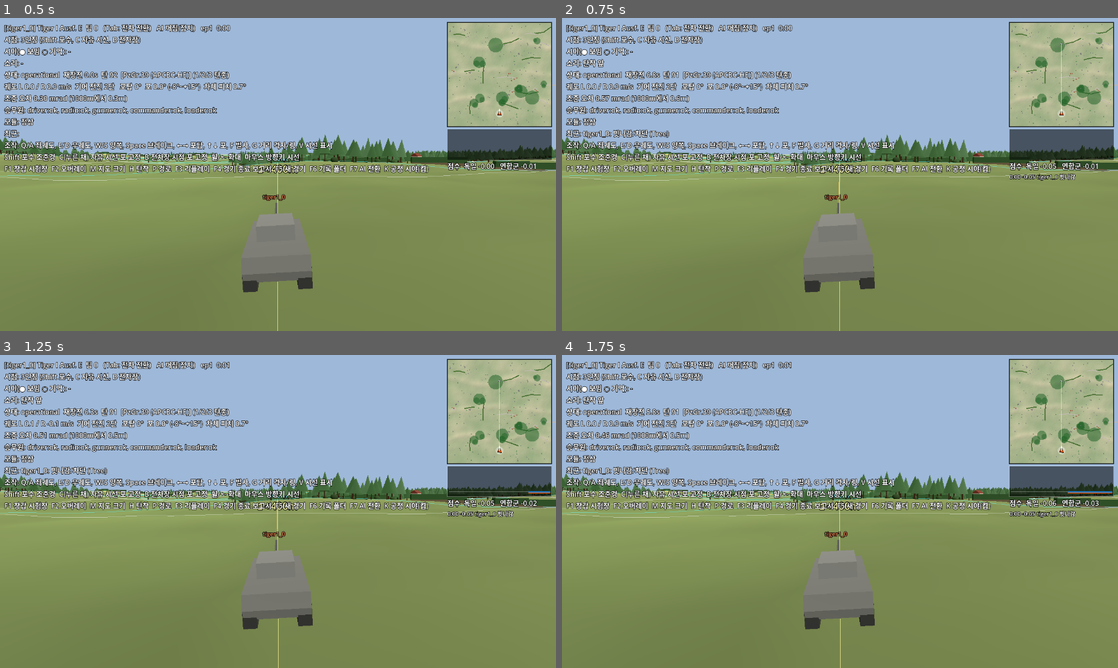
Above: before the commit, frames 1-4 (two rows, left to right).
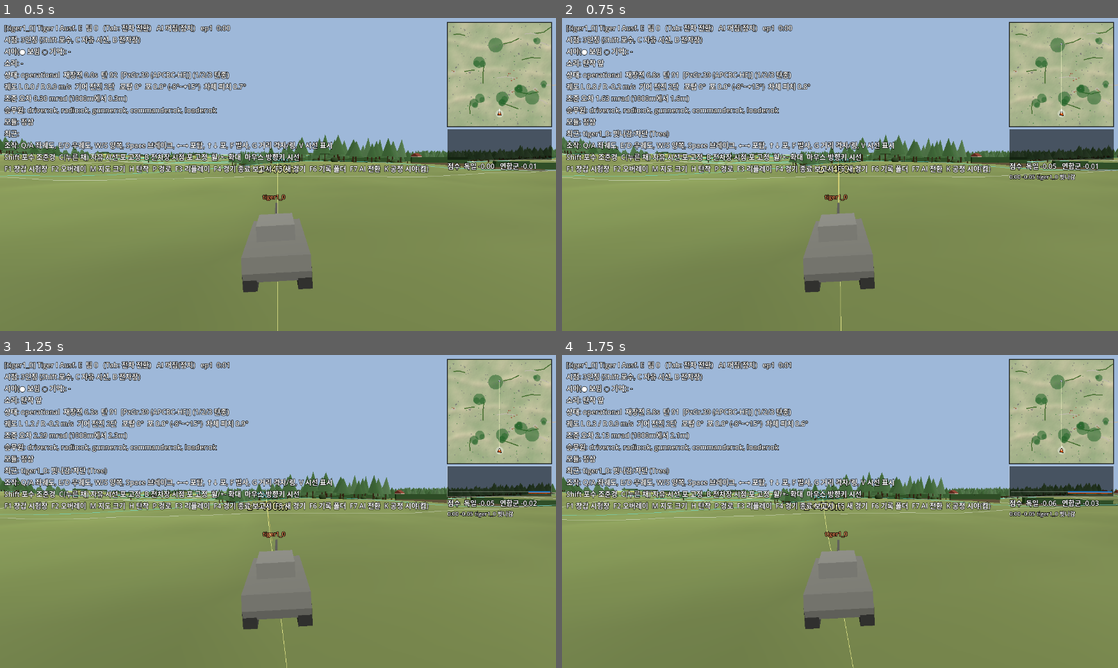
Above: after the commit, the same moments.

Repository: khw1566/Tank-Game-Machine-Learning
Game: Godot game, scene res://main.tscn
Same seed, same stepped clock (60 frames per second), same inputs: the game is played once before the commit and once after it.
Inputs (mouse positions are in pixels of both pictures, inside the frame that each line leads up to):
- Up to frame 1 (0.5 s): no input
- Up to frame 2 (0.75 s): tap Enter at 0.5 s; move the mouse to (962, 158) at 0.52 s; hold D from 0.53 s (still down); hold Q from 0.53 s (still down); click (962, 158) at 0.67 s
- Up to frame 3 (1.25 s): keep holding D; keep holding Q; tap Space at 0.77 s
- Up to frame 4 (1.75 s): release D at 1.25 s; release Q at 1.25 s; drag from (728, 527) to (812, 574) at 1.27 s

Frame 1 is identical in both runs. In frame 2, 2.0% of the frame differs, in the area x 0-100%, y 20-100%; in frame 3, 2.6%; in frame 4, 2.9%.

Commit message:
Speed up tank acceleration and gearbox response

Diff:
--- a/tanks/data/tank_specs.json
+++ b/tanks/data/tank_specs.json
@@ -281,9 +281,10 @@
     "id": "sherman75",
     "mass_t": 30.3,
     "mobility": {
+      "acceleration_scale": 4,
       "brake_mps2": 6,
       "direction_change_s": 1.5,
-      "engine_response_s": 0.8,
+      "engine_response_s": 0.22,
       "forward_gears_kmh": [
         3.7,
         9.1,
@@ -304,7 +305,7 @@
       "shift_time_overrides": {
 
       },
-      "shift_time_s": 1,
+      "shift_time_s": 0.25,
       "start_gear": 2,
       "steer_efficiency": 0.18,
       "top_kmh_on_10deg": 3.7,
@@ -768,9 +769,10 @@
     "id": "t34_76",
     "mass_t": 28.5,
     "mobility": {
+      "acceleration_scale": 4,
       "brake_mps2": 6,
       "direction_change_s": 3,
-      "engine_response_s": 0.9,
+      "engine_response_s": 0.2,
       "forward_gears_kmh": [
         7.8,
         16.4,
@@ -788,10 +790,10 @@
       ],
       "rolling_resistance": 0.0605,
       "shift_time_overrides": {
-        "2>3": 3,
-        "3>2": 2.5
-      },
-      "shift_time_s": 2,
+        "2>3": 0.55,
+        "3>2": 0.45
+      },
+      "shift_time_s": 0.4,
       "start_gear": 2,
       "steer_efficiency": 0.12,
       "top_kmh_on_10deg": 7.8,
@@ -968,7 +970,7 @@
     "traits": [
       "낮은 차체(지붕 1.65m, 전고 2.37m) + 경사장갑 → 피탄면적 최소, 비스듬히 맞으면 도탄 가능성 큼",
       "출력중량비 17.5hp/t·넓은 궤도 → 출발(0→10km/h)·오르막·야지 최고속도(3단 27km/h) 모두 최고 → 빠르게 우회해 측면으로",
-      "4단 비동기 변속기: 2→3단 3s 동안 동력 단절(속도 손실 최대), 4단(51km/h)은 도로 전용",
+      "4단 비동기 변속기: 게임용 2→3단 변속 0.55s(셋 중 속도 손실 최대), 4단(51km/h)은 도로 전용",
       "후진 1단 7.3km/h 지만 전후진 전환 3.0s 로 가장 느림 → 한 번 들어가면 빠지기 어려움(후퇴는 차체를 돌려서)",
       "크리스티 현가: 급정거·장애물 후 차체가 크게, 오래 출렁임 → 기동 직후 사격이 부정확",
       "포 내림 −5° → 능선 위 헐다운에서 아래쪽 적을 못 겨눔. 정지 사격도 조준이 느림(3.0s)"
@@ -1256,9 +1258,10 @@
     "id": "tiger1",
     "mass_t": 57,
     "mobility": {
+      "acceleration_scale": 4,
       "brake_mps2": 5,
       "direction_change_s": 0.8,
-      "engine_response_s": 1.2,
+      "engine_response_s": 0.25,
       "forward_gears_kmh": [
         2.8,
         4.3,
@@ -1285,7 +1288,7 @@
       "shift_time_overrides": {
 
       },
-      "shift_time_s": 0.6,
+      "shift_time_s": 0.18,
       "start_gear": 2,
       "steer_efficiency": 0.22,
       "top_kmh_on_10deg": 6.2,
@@ -1475,7 +1478,7 @@
       "88mm: 포구초속 773m/s(평탄한 탄도), 분산 0.30mrad, 조준 1.8s → 1000m 이상 원거리 정지 사격이 강점",
       "포탑 선회 6°/s(360°에 60초): 측면으로 돌아오는 적에 대응이 늦음 → 차체를 돌려 대응해야 함",
       "8+4단 프리셀렉터: 도로 45km/h 지만 야지는 6단 20.9km/h 가 한계, 오르막에서 크게 느려짐(11.4hp/t)",
-      "변속 0.6s·후진 4단 9.2km/h·전후진 전환 0.8s·제자리 선회 → 후진·자세 전환은 셋 중 가장 좋음",
+      "게임용 빠른 변속 0.18s·후진 4단 9.2km/h·전후진 전환 0.8s·제자리 선회 → 후진·자세 전환은 셋 중 가장 좋음",
       "0.79m 장애물까지 넘음. 무겁고 감쇠 좋은 토션바 현가 → 출렁임이 빨리 가라앉음"
     ]
   }
--- a/tanks/tank.gd
+++ b/tanks/tank.gd
@@ -8,7 +8,7 @@
 ##     → 포 고저각·포탑 선회는 차체 기준이라, 차체가 기울면 같은 표적에도 포 각도를 다시 맞춰야 한다.
 ##       내림각(−5° / −8° / −10°)이 헐다운 가능 여부를 정하고, 기운 차체에서 포탑을 오르막 쪽으로 돌리면 느려진다
 ##   - 변속기: 실제 기어별 속도표 + 엔진 출력 → 견인력. 구름저항(접지압)·경사를 이겨야 다음 단으로 올라가고,
-##     변속 중에는 동력이 끊긴다(T-34 2→3단 3s). 전후진 전환은 멈춘 뒤 direction_change_s 가 걸린다
+##     변속 중에는 동력이 끊기지만 엔진 회전은 유지한다. 전후진 전환은 멈춘 뒤 direction_change_s 가 걸린다
 ##   - 넘을 수 있는 수직 장애물 높이, 조향 효율, 제자리 선회 가능 여부
 ##   - 조준 오차(mrad)가 이동·선회·포탑 선회·차체 흔들림으로 커지고, 멈추면 aim_time_s 시상수로 줄어든다
 ##   - 수직 안정장치(셔먼): 차체가 출렁여도 포의 월드 고저각 유지 + 이동 흔들림 감소
@@ -72,7 +72,7 @@
 var gear_index := 1
 ## 단 변경 중이면 목표 단(0 = 변속 안 함)
 var _shift_to := 0
-## 엔진 출력 비율(0~1): 스로틀 응답·변속 중 동력 단절
+## 엔진 출력 준비 비율(0~1). 변속 중에도 유지하며 궤도로의 전달은 클러치가 차단한다.
 var engine_output := 0.0
 ## 엔진 회전 비율(0~1, 현재 단 최고속도 대비 속도) — HUD·관측용
 var engine_rpm_frac := 0.0
@@ -324,14 +324,16 @@
 			tr *= v_top / peak
 		tl *= damage.track_efficiency("left") * (1.0 - brake)
 		tr *= damage.track_efficiency("right") * (1.0 - brake)
-	var need_power := not shifting and (_below(track_speed_left, tl) or _below(track_speed_right, tr))
-	# 엔진 출력: 스로틀 응답 시간으로 올라가고, 클러치를 끊으면(변속) 빠르게 떨어진다
-	if need_power:
+	# 클러치가 끊겨도 가속 명령이 유지되면 엔진 회전은 떨어뜨리지 않는다.
+	# 매 변속 뒤 처음부터 스로틀 응답을 반복하던 가속 공백을 없앤다.
+	if not reversing and want_speed > 0.01:
 		engine_output = move_toward(engine_output, 1.0, delta / maxf(spec.engine_response_s, 0.05))
 	else:
 		engine_output = move_toward(engine_output, 0.0, delta / (0.15 if shifting else 0.5))
-	var force := engine_output * spec.gear_force_n(gear_index, rev)
+	var force := 0.0 if shifting else engine_output * spec.gear_force_n(gear_index, rev)
 	var a_drive := (force - resist) / m_eff                    # 동력이 걸린 궤도의 가속(음수면 못 버팀)
+	if a_drive > 0.0:
+		a_drive *= spec.acceleration_scale
 	# 동력 없이 굴러갈 때 감속: 저항 + (클러치가 붙어 있으면) 엔진 브레이크
 	var a_coast := maxf(resist, 0.0) / m_eff + (0.0 if shifting else COAST_DECEL)
 	var a_brake := a_coast + spec.brake_mps2 * (1.0 if reversing else brake)
--- a/tanks/tank_database.gd
+++ b/tanks/tank_database.gd
@@ -122,15 +122,15 @@
 		"mantlet": {"t": 120.0}, "gun_barrel": {"t": 0.0}, "track": {"t": 0.0},
 	}
 	# 기동: 무겁다(57t, 11.4 hp/t). Maybach OLVAR 반자동 유압 프리셀렉터 변속기 전진 8단·후진 4단
-	# → 변속이 빠르고(0.6s) 후진도 4단까지 있어 9.2km/h, 전후진 전환 빠름. L600C 조향 → 제자리 선회 가능.
+	# → 게임용 변속은 0.18s 로 빠르게, 후진도 4단까지 있어 9.2km/h. L600C 조향 → 제자리 선회 가능.
 	# 기어별 속도: 엔진 3000rpm 기준(Tiger I Information Center). 야지에서는 6단(20.9km/h)이 한계.
 	s.forward_gears_kmh = [2.8, 4.3, 6.2, 9.2, 14.1, 20.9, 30.5, 45.4]
 	s.reverse_gears_kmh = [2.8, 4.3, 6.2, 9.2]
 	s.max_forward_kmh = 45.4
 	s.max_reverse_kmh = 9.2
 	s.start_gear = 2
-	s.shift_time_s = 0.6
-	s.engine_response_s = 1.2
+	s.shift_time_s = 0.18
+	s.engine_response_s = 0.25
 	s.ground_pressure_kgcm2 = 1.05 # 전투용 725mm 궤도
 	s.obstacle_step_m = 0.79
 	s.brake_mps2 = 5.0
@@ -182,7 +182,7 @@
 		"88mm: 포구초속 773m/s(평탄한 탄도), 분산 0.30mrad, 조준 1.8s → 1000m 이상 원거리 정지 사격이 강점",
 		"포탑 선회 6°/s(360°에 60초): 측면으로 돌아오는 적에 대응이 늦음 → 차체를 돌려 대응해야 함",
 		"8+4단 프리셀렉터: 도로 45km/h 지만 야지는 6단 20.9km/h 가 한계, 오르막에서 크게 느려짐(11.4hp/t)",
-		"변속 0.6s·후진 4단 9.2km/h·전후진 전환 0.8s·제자리 선회 → 후진·자세 전환은 셋 중 가장 좋음",
+		"게임용 빠른 변속 0.18s·후진 4단 9.2km/h·전후진 전환 0.8s·제자리 선회 → 후진·자세 전환은 셋 중 가장 좋음",
 		"0.79m 장애물까지 넘음. 무겁고 감쇠 좋은 토션바 현가 → 출렁임이 빨리 가라앉음",
 	]
 	s.notes = "넓고 각진 상자형 실루엣(피탄면적 큼). 측면 하부 60mm 가 약점이지만 대형 보기륜·궤도가 15mm 만큼 막아 준다."
@@ -278,8 +278,8 @@
 	s.max_forward_kmh = 38.6
 	s.max_reverse_kmh = 5.0
 	s.start_gear = 2
-	s.shift_time_s = 1.0
-	s.engine_response_s = 0.8
+	s.shift_time_s = 0.25
+	s.engine_response_s = 0.22
 	s.ground_pressure_kgcm2 = 0.96 # 16.5인치(420mm) 좁은 궤도
 	s.obstacle_step_m = 0.61
 	s.brake_mps2 = 6.0
@@ -420,7 +420,7 @@
 	}
 	# 기동: 28.5t, V-2 디젤 500hp(17.5 hp/t) → 오르막·가속은 최고. 미끄럼물림(비동기) 4단 + 후진 1단.
 	# 기어별 속도: 교범의 1700rpm 계산값(7.4/15.45/25.6/48.3, R 6.9)을 최대출력 1800rpm 으로 환산.
-	# 2→3단 변속은 "초인적인 힘"이 필요했다 → 3.0s 동안 동력 단절, 그래서 조종수들은 2단으로 버티곤 했다.
+	# 비동기 변속기의 느린 특성은 남기되, 게임용 2→3단 동력 단절은 0.55s 로 축약한다.
 	# 4단은 도로 전용(야지 저항을 못 이김). 후진은 1단 7.3km/h 이지만 전후진 전환이 3.0s 로 가장 느리다.
 	# 넓은 550mm 궤도 → 접지압이 낮아 야지 구름저항 최소. 클러치-브레이크 조향이라 선회 효율이 낮다.
 	s.forward_gears_kmh = [7.8, 16.4, 27.1, 51.1]
@@ -428,9 +428,9 @@
 	s.max_forward_kmh = 51.1
 	s.max_reverse_kmh = 7.3
 	s.start_gear = 2
-	s.shift_time_s = 2.0
-	s.shift_time_overrides = {"2>3": 3.0, "3>2": 2.5}
-	s.engine_response_s = 0.9
+	s.shift_time_s = 0.4
+	s.shift_time_overrides = {"2>3": 0.55, "3>2": 0.45}
+	s.engine_response_s = 0.2
 	s.ground_pressure_kgcm2 = 0.62
 	s.obstacle_step_m = 0.73
 	s.brake_mps2 = 6.0
@@ -479,7 +479,7 @@
 	s.traits = [
 		"낮은 차체(지붕 1.65m, 전고 2.37m) + 경사장갑 → 피탄면적 최소, 비스듬히 맞으면 도탄 가능성 큼",
 		"출력중량비 17.5hp/t·넓은 궤도 → 출발(0→10km/h)·오르막·야지 최고속도(3단 27km/h) 모두 최고 → 빠르게 우회해 측면으로",
-		"4단 비동기 변속기: 2→3단 3s 동안 동력 단절(속도 손실 최대), 4단(51km/h)은 도로 전용",
+		"4단 비동기 변속기: 게임용 2→3단 변속 0.55s(셋 중 속도 손실 최대), 4단(51km/h)은 도로 전용",
 		"후진 1단 7.3km/h 지만 전후진 전환 3.0s 로 가장 느림 → 한 번 들어가면 빠지기 어려움(후퇴는 차체를 돌려서)",
 		"크리스티 현가: 급정거·장애물 후 차체가 크게, 오래 출렁임 → 기동 직후 사격이 부정확",
 		"포 내림 −5° → 능선 위 헐다운에서 아래쪽 적을 못 겨눔. 정지 사격도 조준이 느림(3.0s)",
--- a/tanks/tank_spec.gd
+++ b/tanks/tank_spec.gd
@@ -109,6 +109,8 @@
 var shift_time_overrides: Dictionary = {}
 ## 엔진 반응 시간(초): 스로틀을 열고 나서 최대 견인력까지
 var engine_response_s: float = 1.0
+## 게임용 가속 배율. 양의 순가속에만 적용하므로 기어 최고속도·등판 가능 기어는 그대로다.
+var acceleration_scale: float = 4.0
 ## 접지압(kg/cm²). 클수록 야지 구름저항이 커진다(넓은 궤도 = 유리).
 var ground_pressure_kgcm2: float = 0.9
 ## 넘을 수 있는 수직 장애물 높이(m). 이보다 낮은 돌·통나무는 타고 넘으며 차체가 기운다.
@@ -302,6 +304,7 @@
 			"forward_gears_kmh": forward_gears_kmh, "reverse_gears_kmh": reverse_gears_kmh,
 			"start_gear": start_gear, "shift_time_s": shift_time_s, "shift_time_overrides": shift_time_overrides,
 			"engine_response_s": engine_response_s, "ground_pressure_kgcm2": ground_pressure_kgcm2,
+			"acceleration_scale": acceleration_scale,
 			"rolling_resistance": snappedf(rolling_resistance(), 0.0001),
 			"obstacle_step_m": obstacle_step_m,
 			"offroad_top_kmh": snappedf(sustained_speed_kmh(0.0), 0.1),
--- /dev/null
+++ b/tanks/tests/run_acceleration_tests.gd
@@ -0,0 +1,94 @@
+extends SceneTree
+## Flat-ground acceleration and drivetrain regression checks. -- --baseline only records old timings.
+
+const DT := 1.0 / 30.0
+const IDS := ["tiger1", "sherman75", "t34_76"]
+var checks := 0
+var failures := 0
+var ran := false
+
+
+func _initialize() -> void:
+	var ground := StaticBody3D.new()
+	ground.collision_layer = Tank.LAYER_GROUND
+	var collision := CollisionShape3D.new()
+	var box := BoxShape3D.new()
+	box.size = Vector3(10000, 1, 10000)
+	collision.shape = box
+	ground.add_child(collision)
+	ground.position.y = -0.5
+	root.add_child(ground)
+
+
+func check(condition: bool, message: String) -> void:
+	checks += 1
+	if not condition:
+		failures += 1
+	print("PASS " if condition else "FAIL ", message)
+
+
+func make_tank(id: String, x: float) -> Tank:
+	var tank := Tank.new()
+	tank.name = "%s_%d" % [id, root.get_child_count()]
+	tank.setup(id, 0, 1234)
+	tank.position = Vector3(x, 0, 0)
+	root.add_child(tank)
+	tank.set_physics_process(false)
+	return tank
+
+
+func measure(id: String, x: float, direction: float) -> Dictionary:
+	var tank := make_tank(id, x)
+	var target := tank.spec.sustained_speed_kmh(0.0) if direction > 0 else tank.spec.max_reverse_kmh
+	var t10 := -1.0
+	var t95 := -1.0
+	var peak := 0.0
+	var shifts := 0
+	var previous_gear := tank.gear_index
+	tank.control = TankControlInput.from_array([direction, direction, 0, 0, 0, 0])
+	for tick in int(45.0 / DT):
+		tank.step(DT)
+		var speed := tank.forward_speed() * direction * 3.6
+		peak = maxf(peak, speed)
+		if t10 < 0 and speed >= 10.0:
+			t10 = (tick + 1) * DT
+		if t95 < 0 and speed >= target * 0.95:
+			t95 = (tick + 1) * DT
+		if tank.gear_index != previous_gear:
+			shifts += 1
+			previous_gear = tank.gear_index
+	var result := {"tank": id, "direction": direction, "target_kmh": target,
+		"t10_s": t10, "t95_s": t95, "peak_kmh": peak, "shifts": shifts}
+	print("ACCEL_RESULT ", JSON.stringify(result))
+	check(t95 > 0, "%s reaches 95%% of %s top speed" % [id, "forward" if direction > 0 else "reverse"])
+	check(peak <= target + 0.15, "%s top-speed limit remains %.1f km/h" % [id, target])
+	if direction > 0:
+		check(shifts > 0, "%s automatic upshifts remain active" % id)
+	if not "--baseline" in OS.get_cmdline_user_args():
+		check(t95 <= 10.0, "%s reaches 95%% top speed within 10s (%.2fs)" % [id, t95])
+	# Braking and track damage must still override the faster drivetrain.
+	tank.control = TankControlInput.from_array([0, 0, 1, 0, 0, 0])
+	for tick in int(4.0 / DT):
+		tank.step(DT)
+	check(absf(tank.forward_speed()) < 0.01, "%s full brake stops the tank" % id)
+	tank.damage.modules.track_left = TankDamageState.MOD_DESTROYED
+	tank.control = TankControlInput.from_array([1, 1, 0, 0, 0, 0])
+	for tick in int(2.0 / DT):
+		tank.step(DT)
+	check(absf(tank.track_speed_left) < 0.01, "%s destroyed left track receives no drive" % id)
+	tank.free()
+	return result
+
+
+func _physics_process(_delta: float) -> bool:
+	if ran:
+		return true
+	ran = true
+	for i in IDS.size():
+		measure(IDS[i], i * 100.0, 1.0)
+		measure(IDS[i], i * 100.0 + 40.0, -1.0)
+	print("Acceleration tests: %d checks, %d failures" % [checks, failures])
+	for child in root.get_children():
+		child.free()
+	quit(1 if failures else 0)
+	return true
--- a/tanks/tests/run_trait_tests.gd
+++ b/tanks/tests/run_trait_tests.gd
@@ -9,7 +9,7 @@
 ##  E. 포탑 90° 선회 시간                     (티거 가장 느림)
 ##  F. 오르막 속도                           (T-34 출력중량비 최고)
 ##  G. 원거리 탄도                            (88mm 낙차 최소)
-##  H. 변속기: 가속 과정·단수, 변속 중 동력 단절  (T-34 2→3단 3s, 4단은 야지에서 못 씀)
+##  H. 변속기: 빠른 가속·단수, 변속 중 동력 단절  (T-34 2→3단 0.55s, 4단은 야지에서 못 씀)
 ##  I. 낮은 장애물 넘기 → 차체 피치/롤          (0.7m 돌: 티거·T-34 넘음, 셔먼 막힘)
 ##  J. 기운 차체에서 포 조준                    (포 각도 재조정 필요, 오르막 쪽 포탑 선회 느림)
 ##  K. 현가: 급정거 시 차체 숙임·출렁임         (T-34 크리스티 가장 오래 출렁임)
@@ -301,9 +301,9 @@
 		print("%s | 0→10km/h %.1fs | 최대 변속손실 %.1f km/h | %s" % [IDS[i], t10, shift_drop, line])
 	check(r.t34_76.t10 < r.sherman75.t10 and r.t34_76.t10 < r.tiger1.t10, "0→10km/h 는 T-34 가 가장 빠름 (%.1fs)" % r.t34_76.t10)
 	for id in IDS:
-		check(r[id].t10 > 2.5, "%s: 즉시 최고속도가 나지 않음 (0→10km/h %.1fs)" % [id, r[id].t10])
+		check(r[id].t10 >= 0.5 and r[id].t10 <= 2.5, "%s: 출발 가속은 빠르지만 순간 가속은 아님 (0→10km/h %.1fs)" % [id, r[id].t10])
 	check(r.t34_76.max_gear == 3, "T-34 는 야지 평지에서 4단(도로용)으로 올리지 않음")
-	check(r.t34_76.drop > r.sherman75.drop and r.t34_76.drop > r.tiger1.drop, "T-34 변속 중 속도 손실이 가장 큼 (%.1f km/h, 2→3단 3s)" % r.t34_76.drop)
+	check(r.t34_76.drop > r.sherman75.drop and r.t34_76.drop > r.tiger1.drop, "T-34 변속 중 속도 손실이 가장 큼 (%.1f km/h, 2→3단 0.55s)" % r.t34_76.drop)
 	print("이론 지속속도(km/h): 경사 0° / 5° / 10°")
 	var s5 := {}
 	for id in IDS:
Not shown, added: docs/ACCELERATION_TUNING_2026-11-17.md
